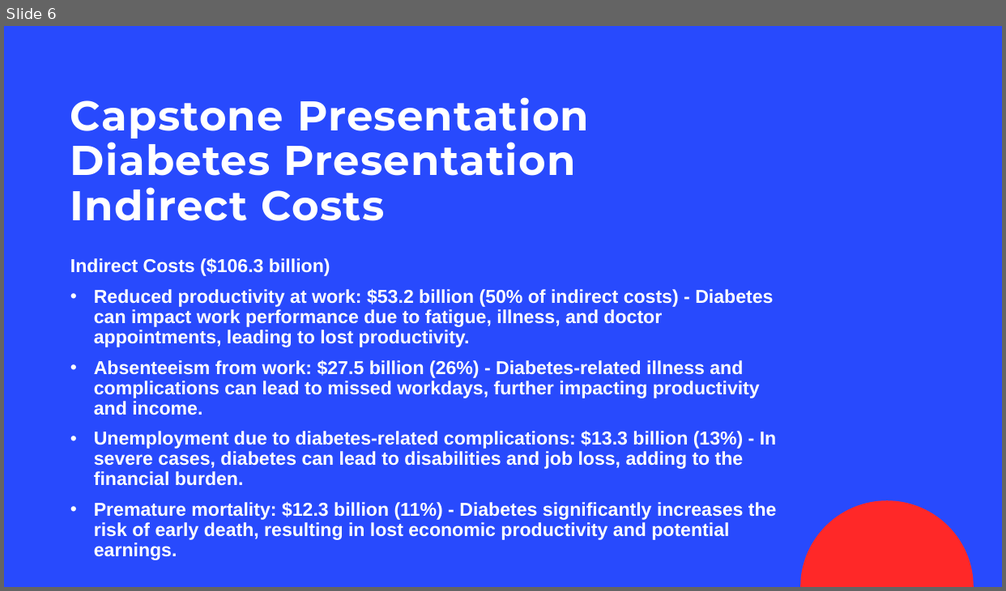
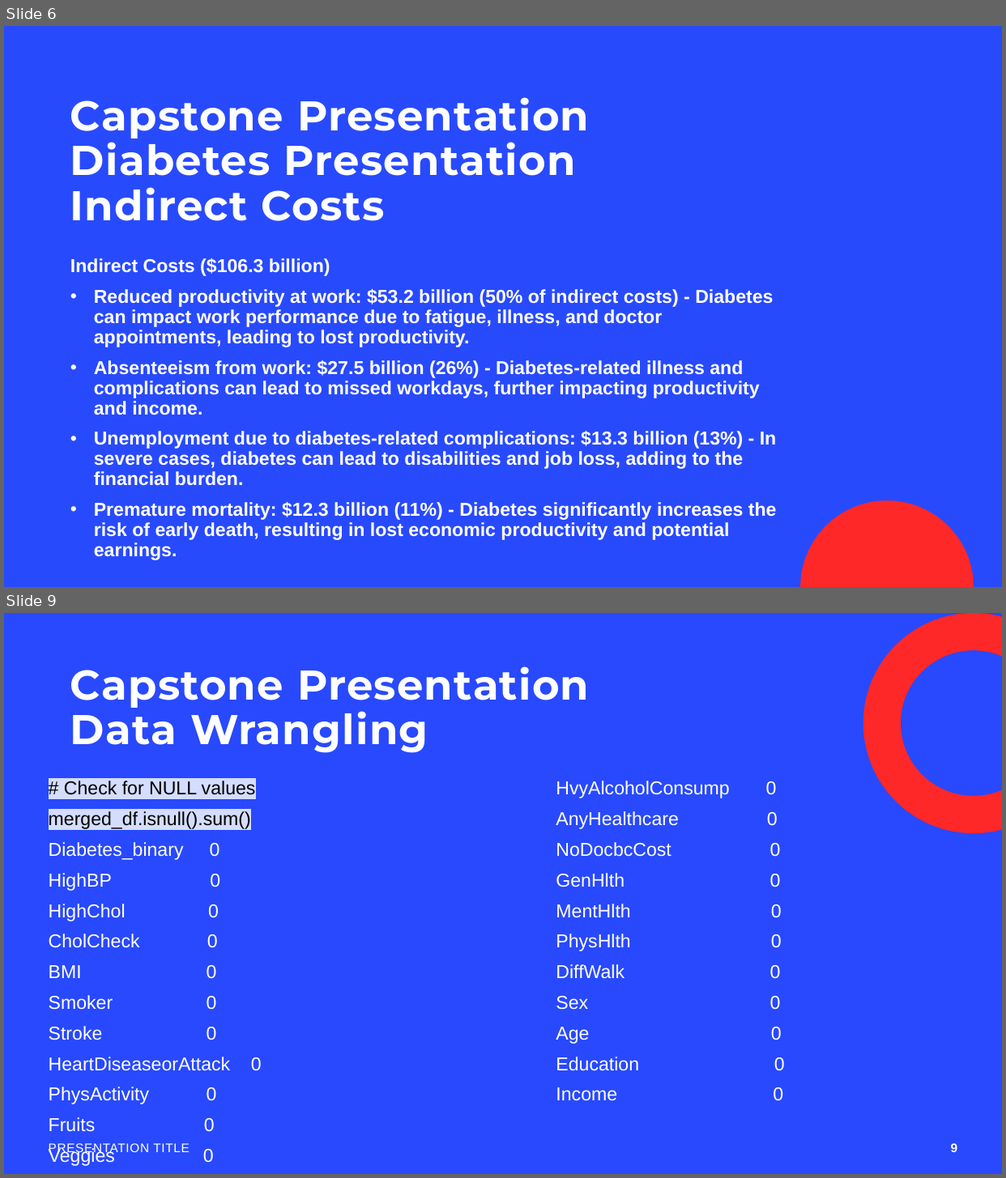
Before and after one commit to lykkelig/Capstone-Two, a slide deck: Capstone_Presentation.pptx. Shown one above the other, each under a label of ours: slide 6 before the commit, slides 6 and 9 after it; the slides between them are not shown. The pictures are 1006x591 and 1006x1178 pixels, drawn with LibreOffice and Linux fonts; fonts in the diff are those of the drawing; background and template pictures are left out. Boxes give left, top, right and bottom in pixels: in the first picture for what was removed or moved away, otherwise in the second. Text is boxed around its words. In the diff, an @@ line names an element or a change of style, - is before the commit and + after.

Commit message:
Update Capstone_Presentation.pptx
Updated presentation

```diff
--- a/Capstone_Presentation.pptx
+++ b/Capstone_Presentation.pptx
@@ slide 9 added at <box>4,613,1002,1174</box>, background #2849FD @@
@@ freeform shape added at <box>863,613,1002,833</box>, fill #FF2828 @@
@@ title added at <box>70,666,589,753</box>, 40 pt, text #FFFFFF, bold @@
+Capstone Presentation
+Data Wrangling
@@ text added at <box>49,781,262,1166</box>, 18 pt, text #FFFFFF @@
+# Check for NULL values
+merged_df.isnull().sum()
+Diabetes_binary 0
+HighBP 0
+HighChol 0
+CholCheck 0
+BMI 0
+Smoker 0
+Stroke 0
+HeartDiseaseorAttack 0
+PhysActivity 0
+Fruits 0
+Veggies 0
@@ text added at <box>556,781,785,1101</box>, 18 pt, text #FFFFFF @@
+HvyAlcoholConsump 0
+AnyHealthcare 0
+NoDocbcCost 0
+GenHlth 0
+MentHlth 0
+PhysHlth 0
+DiffWalk 0
+Sex 0
+Age 0
+Education 0
+Income 0
@@ text added at <box>49,1144,189,1156</box>, 12 pt, text #FFFFFF @@
+PRESENTATION TITLE
@@ page number added at <box>951,1144,958,1152</box>, 12 pt, text #FFFFFF, bold @@
+9
```
Also in this commit, not shown: 15 other slides added, 1 slide removed.
